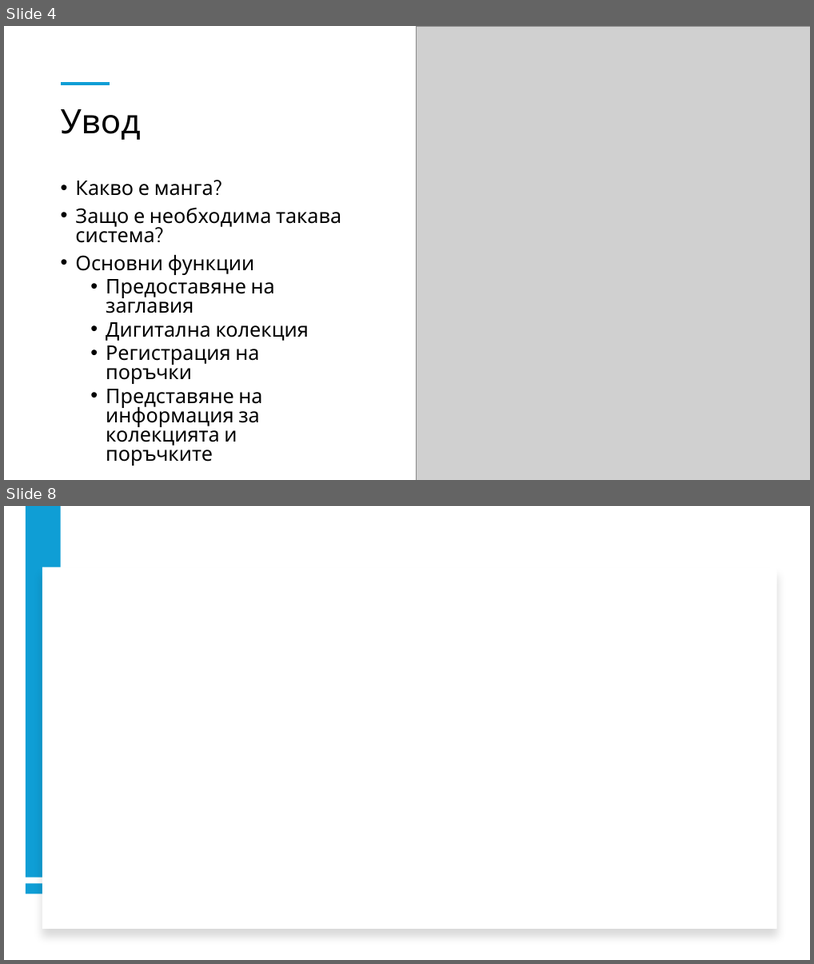
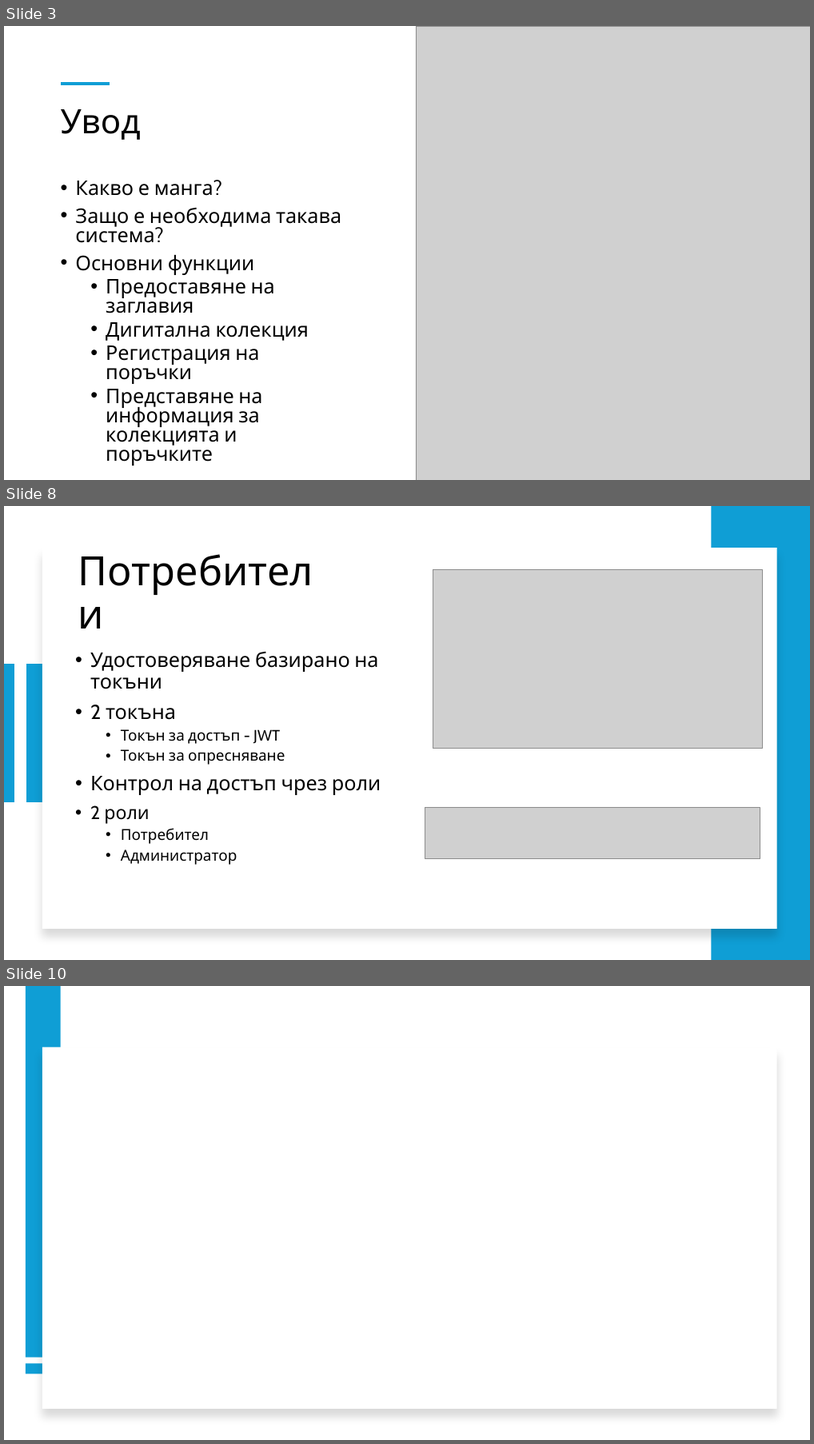
Before and after one commit to Exonault/BooksAPI, a slide deck: Document/Presentation.pptx. Shown one above the other, each under a label of ours: slides 4 and 8 before the commit, slides 3, 8 and 10 after it; the slides between them are not shown. The pictures are 814x964 and 814x1444 pixels, drawn with LibreOffice and Linux fonts; fonts in the diff are those of the drawing; grey boxes stand for pictures. Boxes give left, top, right and bottom in pixels: in the first picture for what was removed or moved away, otherwise in the second. Text is boxed around its words. In the diff, an @@ line names an element or a change of style, - is before the commit and + after.

```diff
--- a/Document/Presentation.pptx
+++ b/Document/Presentation.pptx
@@ slide 8 added at (x1=4, y1=506, x2=810, y2=960), background #FFFFFF @@
@@ rectangle added at (x1=712, y1=506, x2=810, y2=960), fill #0F9ED5 @@
@@ rectangle added at (x1=42, y1=548, x2=777, y2=928), fill #FFFFFF @@
@@ title added at (x1=72, y1=556, x2=338, y2=632), 48 pt, text #000000 @@
+Потребители
@@ picture added at (x1=434, y1=569, x2=763, y2=748) @@
@@ line added from (9, 664) to (9, 802), #0F9ED5 14 pt @@
@@ rectangle added at (x1=26, y1=664, x2=47, y2=802), fill #0F9ED5 @@
@@ text added at (x1=90, y1=651, x2=382, y2=864), 24 pt, text #000000 @@
+• Удостоверяване базирано на токъни
+• 2 токъна
+  • Токън за достъп - JWT
+  • Токън за опресняване
+• Контрол на достъп чрез роли
+• 2 роли
+  • Потребител
+  • Администратор
@@ picture added at (x1=425, y1=807, x2=760, y2=859) @@
@@ what was slide 4 is now slide 3 @@
@@ what was slide 8 is now slide 10 @@
```
Also in this commit, not shown: 3 slides changed, 4 other slides added, 2 slides removed.
